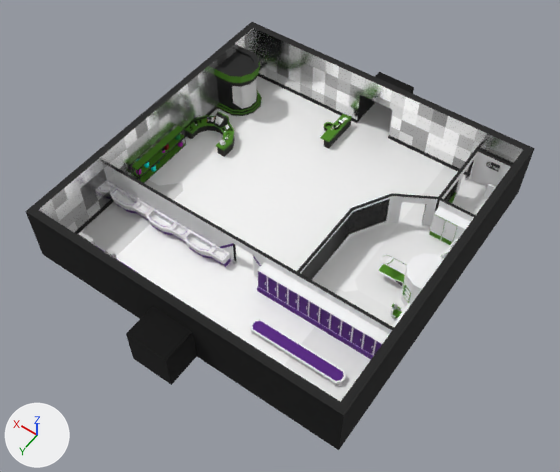
An edit to the FBX model Assets/Resources/MapSystem/Models/Rooms/Medical Room/Medical_Room_1x1x2.fbx, drawn before and after from the same camera.
The view is the same before and after, from a camera (50 mm lens) standing at (13.7, -398.4, 74.4) and looking at (46.9, -444.8, 1.5). The axes (+X, +Y, +Z) are drawn at lower left. The lights are the same throughout. The picture after the commit comes second. Where no turn or scale is listed for an object, it has been applied to the vertices.

Script lines for the objects in view, before the commit:
```python
ob_medical_room_1x1x2 = bpy.data.objects.new('Medical_Room_1x1x2', me_плоскость_023)
ob_medical_room_1x1x2.location = (48.0, -448.0, 0.0)
```
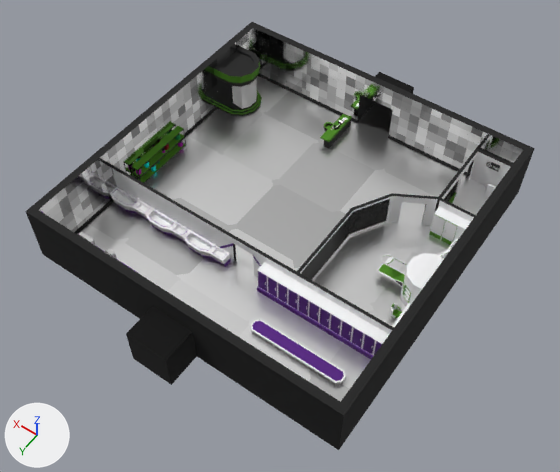
Pixel boxes [x1, y1, x2, y2] of what changed, in the pictures (560 x 472 px):
part 1 of me_плоскость_023, deleted
    before: [184, 112, 235, 157]
part 2 of me_плоскость_023, recoloured
    both: [39, 28, 523, 233]
part 3 of me_плоскость_023, recoloured
    both: [77, 76, 487, 402]

What changed in the scene script:
```text
Add mat_tex__room_wall_bad:
    mat_tex__room_wall_bad = principled_material('Tex. Room Wall Bad')
    mat_tex__room_wall_bad.texture = img_wall_color_png
    mat_tex__room_wall_bad.metallic = 1.0
    mat_tex__room_wall_bad.roughness = 0.1
Add mat_tex__room_floor:
    mat_tex__room_floor = bpy.data.materials.new('Tex. Room Floor')
    # uses the picture img_floor_color_png
    # uses the picture img_wall_metallic_png
Change me_плоскость_023:
    used by ob_medical_room_1x1x2; location = (48.0, -448.0, 0.0)
    remove me_плоскость_023.from_pydata(...)  # 4970 vertices, 4634 faces; spans x -21.0..21.0, y -25.2..25.2, z 0.0..8.0
    add me_плоскость_023.from_pydata(...)  # 3354 vertices, 3077 faces; spans x -21.0..21.0, y -25.2..25.2, z 0.0..8.0
    me_плоскость_023 part 1: 23 loose pieces with 1616 vertices, spanning x 13.2..20.0, y -8.5..-4.2, z 0.0..2.7, are deleted
    me_плоскость_023 part 2: 22 faces spanning x -20.0..20.0, y -20.0..20.0, z 0.0..8.0 switch from mat_tex__wall to mat_tex__room_wall_bad (picture img_wall_color_png)
    me_плоскость_023 part 3: 11 faces spanning x -20.0..20.0, y -25.0..25.0, z 0.0 switch from mat_tex__floor (picture img_floor_color_png) to mat_tex__room_floor
    remove me_плоскость_023.materials.append(mat_col__security)  # blue #262d9f
    remove me_плоскость_023.materials.append(mat_col__recreaction)  # orange #e78521
```
